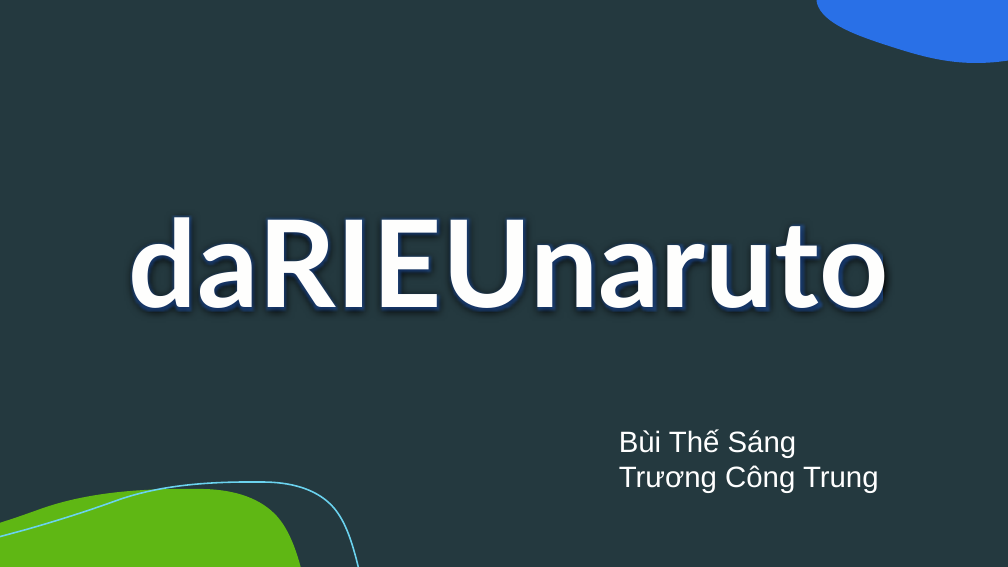
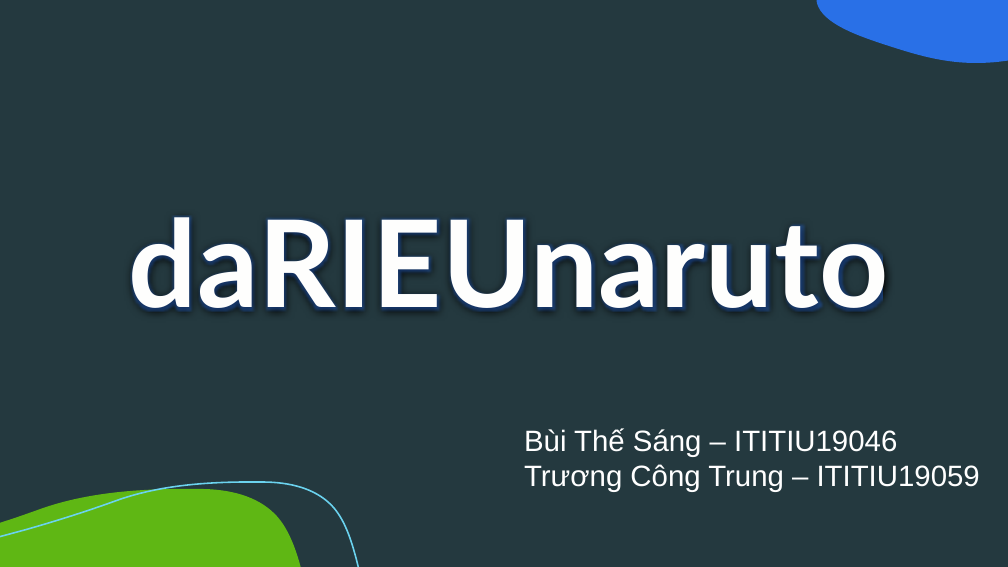
Before and after one commit to sang-bui20501/ProjectOOP-daRIEUnaruto, a slide deck: slide 1 of report/daRIEUnaruto.pptx. Drawn at 1008x567 pixels with LibreOffice and Linux fonts; fonts in the diff are those of the drawing. Boxes give left, top, right and bottom in pixels: in the first picture for what was removed or moved away, otherwise in the second. Text is boxed around its words. In the diff, an @@ line names an element or a change of style, - is before the commit and + after.

```diff
--- a/report/daRIEUnaruto.pptx
+++ b/report/daRIEUnaruto.pptx
@@ text at bbox=[524, 428, 980, 492]: text changed @@
-Bùi Thế Sáng
-Trương Công Trung
+Bùi Thế Sáng – ITITIU19046
+Trương Công Trung – ITITIU19059
```
Also in this commit, not shown: 3 other files.
